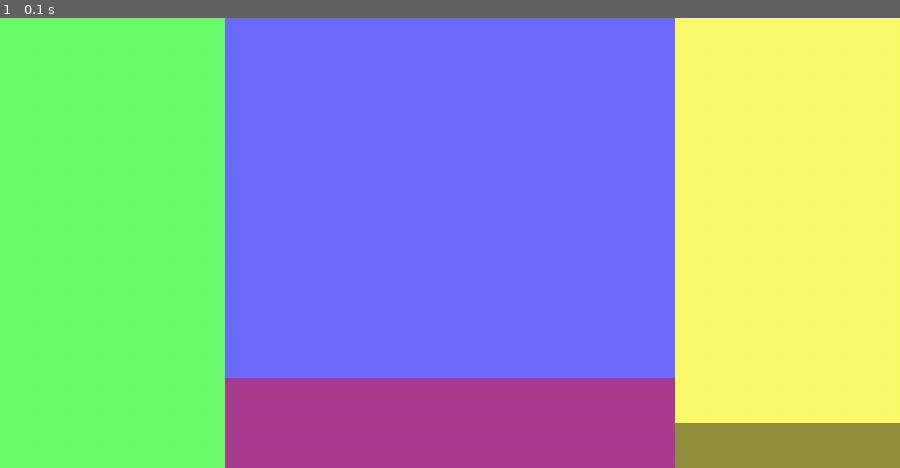
Above: before the commit, frame 1.
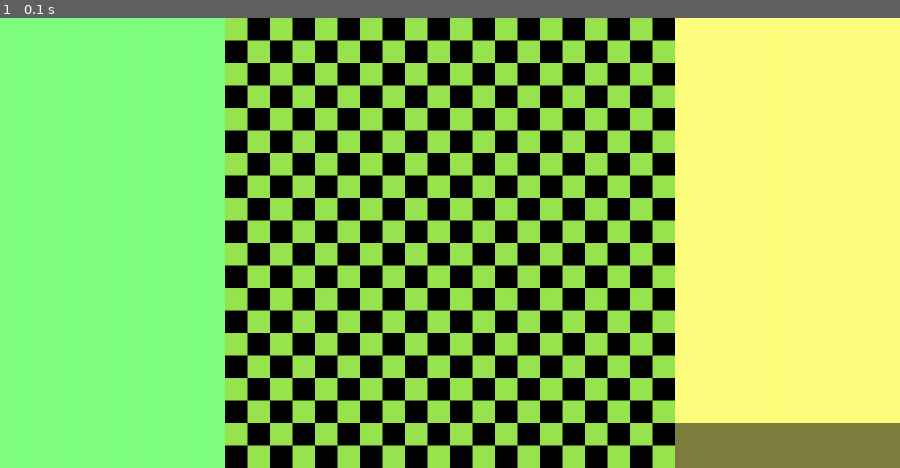
Above: after the commit, the same moment.

Repository: Coul33t/iso_tbs
Game: pygame game, started from main.py
Same seed, same stepped clock (60 frames per second), same inputs: the game is played once before the commit and once after it.
Inputs:
- Up to frame 1 (0.1 s): no input

The runs differ from the first frame. In frame 1, 50% of the frame differs, in the area x 25-75%, y 0-100%.

Commit message:
:construction: Spritesheet for tiles

Diff:
--- a/constants.py
+++ b/constants.py
@@ -1,6 +1,4 @@
 from math import ceil
-
-from tools import Rect
 
 TILE_SIZE_X = 32
 TILE_SIZE_Y = 32
@@ -8,40 +6,37 @@
 WINDOW_SIZE_X = 40
 WINDOW_SIZE_Y = 20
 
-WINDOW_SIZE = Rect(0, 0, WINDOW_SIZE_X, WINDOW_SIZE_Y, TILE_SIZE_X, TILE_SIZE_Y)
-
 
 MAP_PANEL_X = WINDOW_SIZE_X / 4
 MAP_PANEL_Y = 0
 MAP_PANEL_W = 20
 MAP_PANEL_H = 20
-MAP_PANEL = Rect(MAP_PANEL_X, MAP_PANEL_Y, MAP_PANEL_W, MAP_PANEL_H, TILE_SIZE_X, TILE_SIZE_Y)
-
 
 MESSAGE_PANEL_X = MAP_PANEL_X
 MESSAGE_PANEL_W = MAP_PANEL_W
 MESSAGE_PANEL_H = 4
 MESSAGE_PANEL_Y = MAP_PANEL_H - MESSAGE_PANEL_H
-MESSAGE_PANEL = Rect(MESSAGE_PANEL_X, MESSAGE_PANEL_Y, MESSAGE_PANEL_W, MESSAGE_PANEL_H, TILE_SIZE_X, TILE_SIZE_Y)
-
 
 STATS_PANEL_X = 0
 STATS_PANEL_Y = 0
 STATS_PANEL_W = WINDOW_SIZE_X - MAP_PANEL_W - MAP_PANEL_X
 STATS_PANEL_H = WINDOW_SIZE_Y
-STATS_PANEL = Rect(STATS_PANEL_X, STATS_PANEL_Y, STATS_PANEL_W, STATS_PANEL_H, TILE_SIZE_X, TILE_SIZE_Y)
 
-STATS_ENEMY_PANEL_X = MAP_PANEL.right
+STATS_ENEMY_PANEL_X = MAP_PANEL_X + MAP_PANEL_W
 STATS_ENEMY_PANEL_Y = 0
 STATS_ENEMY_PANEL_W = STATS_PANEL_W
 STATS_ENEMY_PANEL_H = WINDOW_SIZE_Y
-STATS_ENEMY_PANEL = Rect(STATS_ENEMY_PANEL_X, STATS_ENEMY_PANEL_Y, STATS_ENEMY_PANEL_W, STATS_ENEMY_PANEL_H, TILE_SIZE_X, TILE_SIZE_Y)
 
 BUTTONS_PANEL_H = 2
 BUTTONS_PANEL_Y = WINDOW_SIZE_Y - BUTTONS_PANEL_H
 BUTTONS_PANEL_X = STATS_ENEMY_PANEL_X
 BUTTONS_PANEL_W = STATS_ENEMY_PANEL_W
-BUTTONS_PANEL = Rect(BUTTONS_PANEL_X, BUTTONS_PANEL_Y, BUTTONS_PANEL_W, BUTTONS_PANEL_H, TILE_SIZE_X, TILE_SIZE_Y)
+
+
+SPRITES = {'grass': (0,0),
+           'water': (0,1),
+           'forest': (0,2)}
+
 
 QUIT_KEY = (41, 224)
 ACTION_KEY = (44,)
--- a/engine.py
+++ b/engine.py
@@ -3,8 +3,9 @@
 
 from math import ceil, floor
 
-from tools import dst_euc, dst_man, Point, point_in
+from tools import dst_euc, dst_man, Point, point_in, Spritesheet
 from constants import *
+from ui_shapes import *
 from actor import Actor, Stats
 from gamemap import GameMap
 
@@ -13,6 +14,7 @@
 class Engine:
     def __init__(self, gamemap=GameMap()):
         self.window = None
+        self.map_panel = None
 
         self.actors = []
         self.turn_to_take = []
@@ -32,6 +34,7 @@
         self.map_offset = Point(MAP_PANEL.x, MAP_PANEL.y)
 
         self.init_game()
+        self.spritesheet = Spritesheet('res/spritesheet.png')
 
         self.game_state = 'menu'
         self.game_state = 'playing'
@@ -39,7 +42,10 @@
     def init_display(self):
         pygame.init()
         self.window = pygame.display.set_mode((WINDOW_SIZE.pv_w, WINDOW_SIZE.pv_h))
+        self.map_panel = pygame.Surface((MAP_PANEL.pv_w, MAP_PANEL.pv_h))
         pygame.display.set_caption('Iso TBS')
+        self.spritesheet.load_all_sprites()
+
 
 
     def init_game(self):
@@ -68,9 +74,6 @@
         self.unit_turn.new_turn()
         self.game_state = 'new_turn'
 
-    def close_game(self):
-        blt.close()
-
     def get_possible_movement(self, actor):
         possible_movement = []
         # This is done so tiles can be highlighted in amber for allies
@@ -170,6 +173,9 @@
         screen.blit(to_blit, (surface.pv_x, surface.pv_y))
 
     def render(self):
+        # Clean display
+        self.window.fill((0,0,0))
+
         if DEBUG:
             red = pygame.Color(255,0,0)
             green = pygame.Color(0,255,0)
@@ -178,12 +184,19 @@
             black = pygame.Color(0,0,0)
             white = pygame.Color(255,255,255)
 
-            self.blit_debug(WINDOW_SIZE, white, self.window, alpha=64)
-            self.blit_debug(MAP_PANEL, blue, self.window, alpha=64)
-            self.blit_debug(MESSAGE_PANEL, red, self.window, alpha=64)
-            self.blit_debug(STATS_PANEL, green, self.window, alpha=64)
-            self.blit_debug(STATS_ENEMY_PANEL, yellow, self.window, alpha=64)
-            self.blit_debug(BUTTONS_PANEL, black, self.window, alpha=64)
+            self.blit_debug(WINDOW_SIZE, white, self.window, alpha=255)
+            self.blit_debug(MAP_PANEL, blue, self.window, alpha=128)
+            self.blit_debug(MESSAGE_PANEL, red, self.window, alpha=128)
+            self.blit_debug(STATS_PANEL, green, self.window, alpha=128)
+            self.blit_debug(STATS_ENEMY_PANEL, yellow, self.window, alpha=128)
+            self.blit_debug(BUTTONS_PANEL, black, self.window, alpha=128)
+
+        for y, row in enumerate(self.gamemap.terrain):
+            for x, tile in enumerate(row):
+                self.map_panel.blit(self.spritesheet.get_sprite(tile.sprite), (x * TILE_SIZE_X, y * TILE_SIZE_Y))
+
+        self.window.blit(self.map_panel, (MAP_PANEL.pv_x, MAP_PANEL.pv_y))
+        pygame.display.update()
 
 
     def update(self):
@@ -211,7 +224,5 @@
 
             self.unit_turn.new_turn()
 
-        pygame.display.update()
-
     def exit(self):
         pygame.quit()
--- a/gamemap.py
+++ b/gamemap.py
@@ -5,9 +5,10 @@
 # tmp
 COLORS = {'~': 'blue', 'T': 'green', '.': 'yellow'}
 class Tile:
-    def __init__(self, color, charac=' ', properties=[]):
+    def __init__(self, color='pink', charac=' ', sprite=None, properties=[]):
         self.color = color
         self.charac = charac
+        self.sprite = sprite
         self.properties = properties
 
 
@@ -18,15 +19,15 @@
         self.h = 0
 
     def create_default_terrain(self):
-        for y in range(10):
+        for y in range(20):
             new_row = []
-            for x in range(10):
-                color = 'white'
+            for x in range(20):
+                sprite = 'grass'
 
                 if (y%2 == 0 and x%2 == 1) or (y%2 == 1 and x%2 == 0):
-                    color = 'grey'
+                    sprite = 'water'
 
-                new_row.append(Tile(color))
+                new_row.append(Tile(sprite=sprite))
             self.terrain.append(new_row)
 
         self.w = len(self.terrain[0])
--- a/tools.py
+++ b/tools.py
@@ -1,4 +1,6 @@
 from math import sqrt
+import pygame
+from constants import *
 
 # Do I really need to put some docstring for this?
 class Point:
@@ -47,9 +49,66 @@
         self.pv_top_left = Point(self.pv_left, self.pv_top)
 
 
-
     def inside(self, pt):
         return pt.x > self.x and pt.x < self.x + self.w and pt.y > self.y and pt.y < self.y + self.h
+
+
+class Spritesheet():
+    def __init__(self, path):
+        self.sheet = None
+        self.set_spritesheet(path)
+        self.size = self.sheet.get_rect().size
+        self.rows = int(self.size[1] / TILE_SIZE_X)
+        self.cols = int(self.size[0] / TILE_SIZE_Y)
+        self.sprites = []
+
+    def set_spritesheet(self, path):
+        try:
+            self.sheet = pygame.image.load(path)
+        except:
+            print('ERROR: error while loading the spritesheet.')
+
+    def load_sprite(self, row, col, sprite_size=(TILE_SIZE_X, TILE_SIZE_Y)):
+        if row > self.rows:
+            print('ERROR: row number is too high.')
+            return
+
+        if col > self.cols:
+            print('ERROR: column number is to high.')
+            return
+
+        row = row * TILE_SIZE_Y
+        col = col * TILE_SIZE_X
+
+        sprite = pygame.Surface((sprite_size[0], sprite_size[1])).convert()
+        sprite.blit(self.sheet, (row, col))
+        return sprite
+
+    def load_all_sprites(self):
+        sprite_size=(TILE_SIZE_X, TILE_SIZE_Y)
+
+        for i in range(self.rows):
+            new_row = []
+            for j in range(self.cols):
+                sprite = self.load_sprite(i, j)
+                new_row.append(sprite)
+            self.sprites.append(new_row)
+
+    def get_sprite(self, pos):
+
+        if isinstance(pos, str):
+            pos = SPRITES[pos]
+
+        if pos[0] > self.rows - 1:
+            print('ERROR: row number is too high.')
+            return
+
+        if pos[1] > self.cols - 1:
+            print('ERROR: column number is to high.')
+            return
+
+        return self.sprites[pos[0]][pos[1]]
+
 
 # Euclidean distance
 def dst_euc(p1, p2=Point(0,0)):
--- /dev/null
+++ b/ui_shapes.py
@@ -0,0 +1,10 @@
+from constants import *
+from tools import Rect
+
+
+WINDOW_SIZE = Rect(0, 0, WINDOW_SIZE_X, WINDOW_SIZE_Y, TILE_SIZE_X, TILE_SIZE_Y)
+MAP_PANEL = Rect(MAP_PANEL_X, MAP_PANEL_Y, MAP_PANEL_W, MAP_PANEL_H, TILE_SIZE_X, TILE_SIZE_Y)
+MESSAGE_PANEL = Rect(MESSAGE_PANEL_X, MESSAGE_PANEL_Y, MESSAGE_PANEL_W, MESSAGE_PANEL_H, TILE_SIZE_X, TILE_SIZE_Y)
+STATS_PANEL = Rect(STATS_PANEL_X, STATS_PANEL_Y, STATS_PANEL_W, STATS_PANEL_H, TILE_SIZE_X, TILE_SIZE_Y)
+STATS_ENEMY_PANEL = Rect(STATS_ENEMY_PANEL_X, STATS_ENEMY_PANEL_Y, STATS_ENEMY_PANEL_W, STATS_ENEMY_PANEL_H, TILE_SIZE_X, TILE_SIZE_Y)
+BUTTONS_PANEL = Rect(BUTTONS_PANEL_X, BUTTONS_PANEL_Y, BUTTONS_PANEL_W, BUTTONS_PANEL_H, TILE_SIZE_X, TILE_SIZE_Y)
Binary file added: res/spritesheet.png
